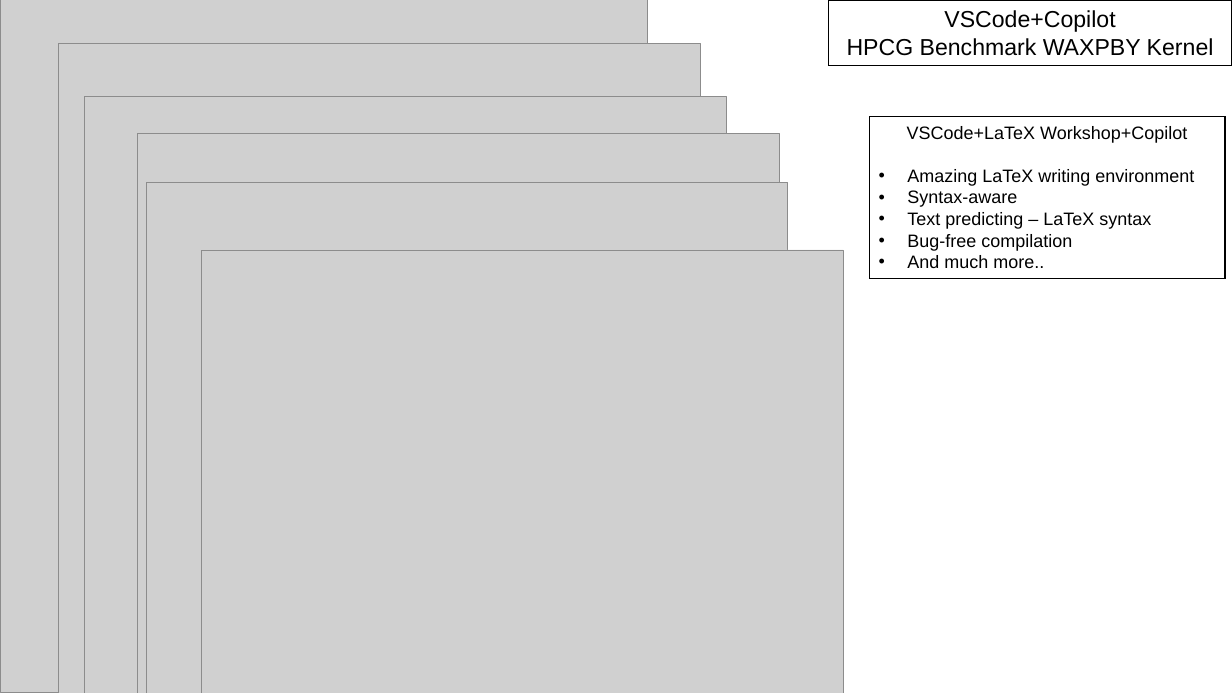
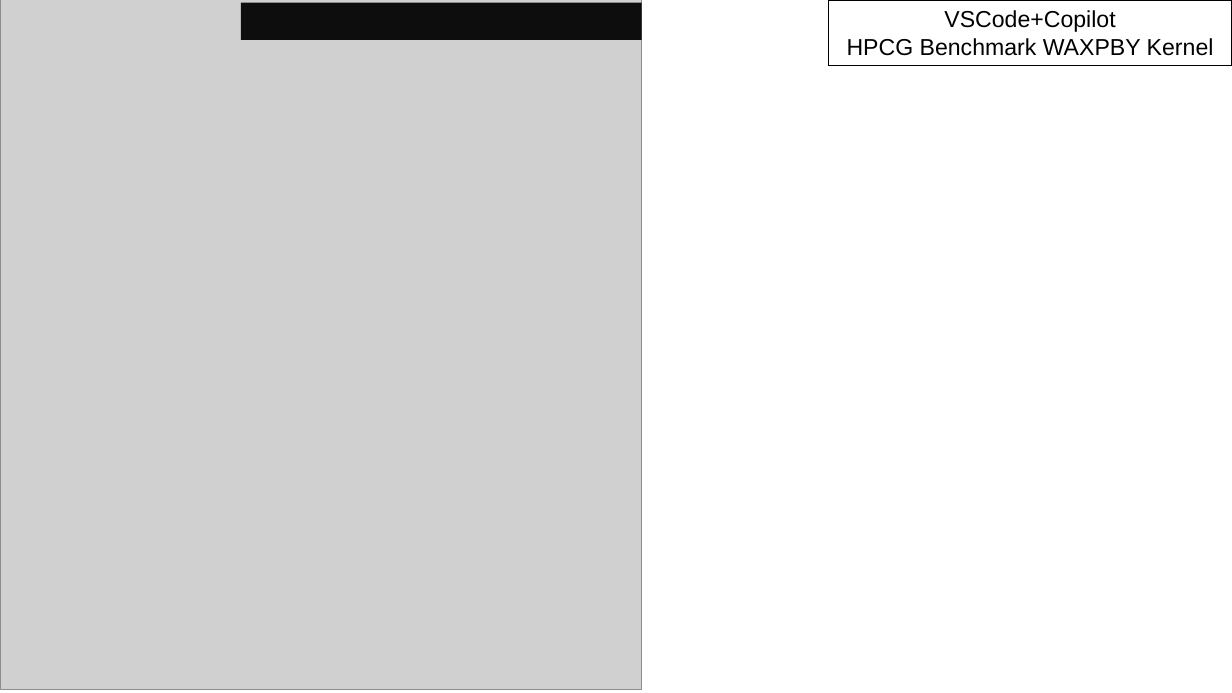
Before and after one commit to maherou/Teaching, a slide deck: slide 19 of files/CS373/GenerativeAITools/GenerativeAITools.pptx (slide 14 before the commit). Drawn at 1232x693 pixels with LibreOffice and Linux fonts; fonts in the diff are those of the drawing; grey boxes stand for pictures. Boxes give left, top, right and bottom in pixels: in the first picture for what was removed or moved away, otherwise in the second. Text is boxed around its words. In the diff, an @@ line names an element or a change of style, - is before the commit and + after.

```diff
--- a/files/CS373/GenerativeAITools/GenerativeAITools.pptx
+++ b/files/CS373/GenerativeAITools/GenerativeAITools.pptx
@@ picture: place and size @@
-picture at (146, 182, 788, 693)
+picture at (0, 0, 642, 689)
@@ picture removed at (0, 0, 648, 693) @@
@@ rectangle added at (241, 3, 642, 40), fill #0D0D0D @@
@@ picture removed at (59, 43, 701, 693) @@
@@ picture removed at (84, 96, 726, 693) @@
@@ rectangle removed at (870, 116, 1226, 278) @@
-VSCode+LaTeX Workshop+Copilot
-• Amazing LaTeX writing environment
-• Syntax-aware
-• Text predicting – LaTeX syntax
-• Bug-free compilation
-• And much more..
@@ picture removed at (138, 133, 780, 693) @@
@@ picture removed at (201, 250, 844, 693) @@
```
Also in this commit, not shown: 3 other slides changed, 9 slides added, 6 other files.
